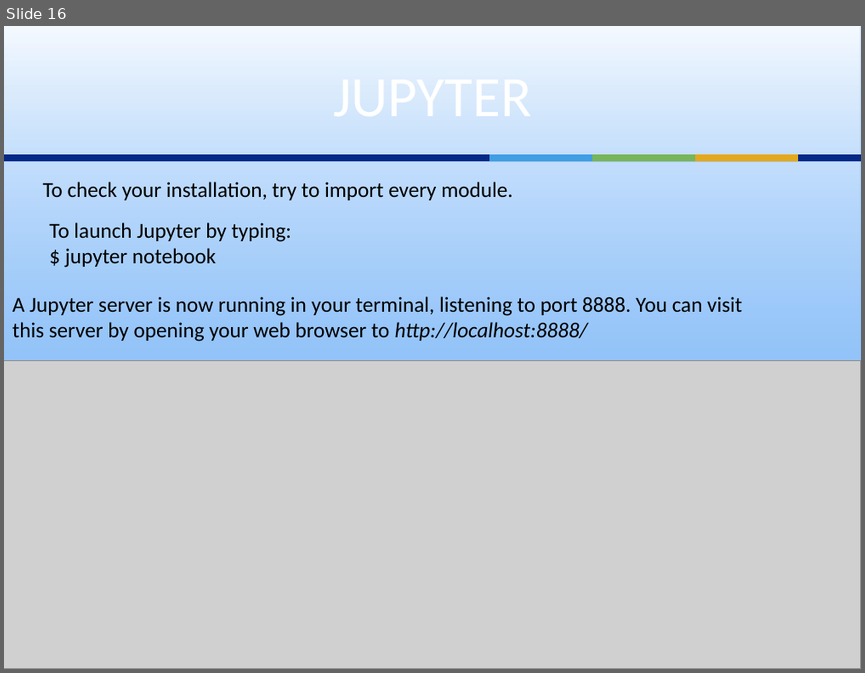
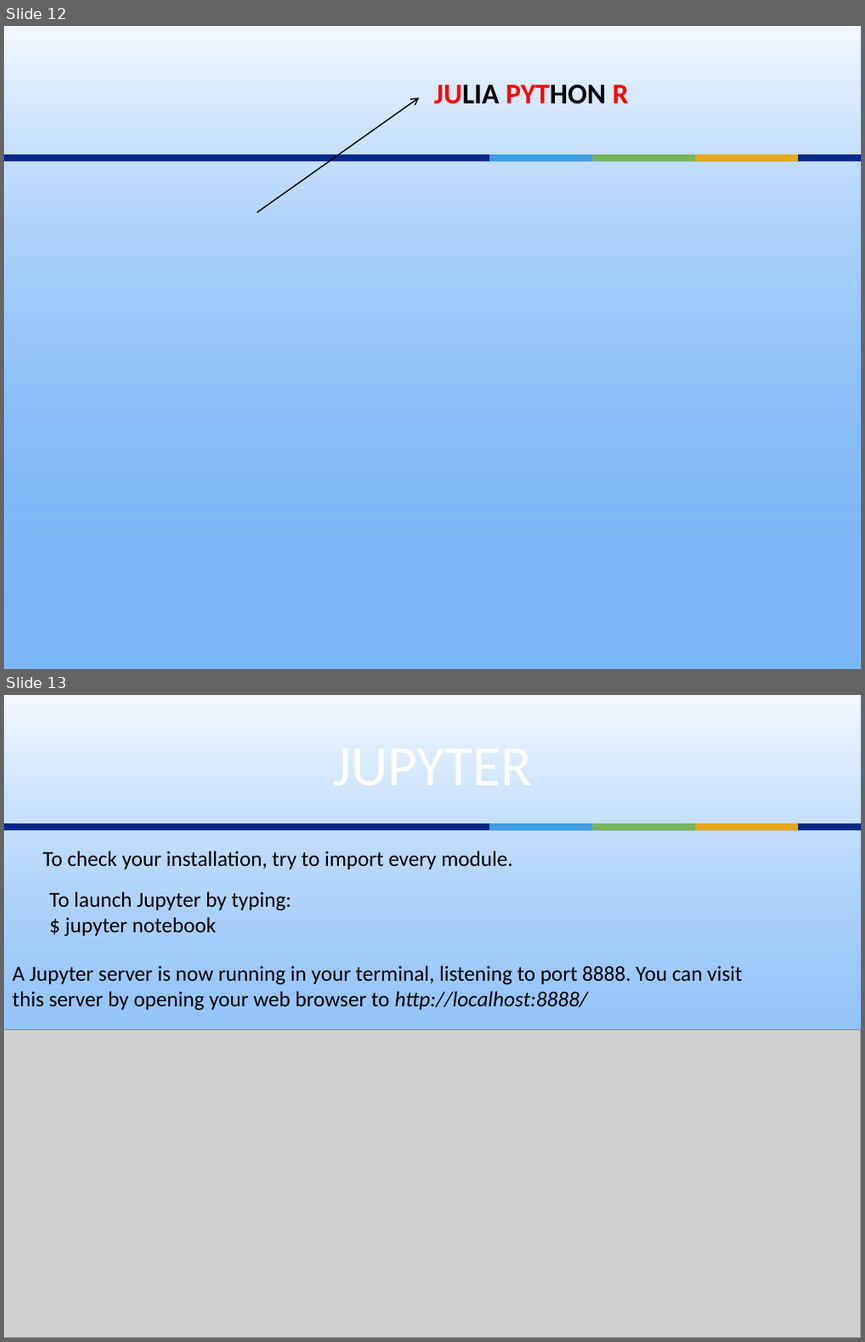
Before and after one commit to ouzarf/seminars, a slide deck: uminho19-ML.pptx. Shown one above the other, each under a label of ours: slide 16 before the commit, slides 12 and 13 after it. The pictures are 865x673 and 865x1342 pixels, drawn with LibreOffice and Linux fonts; fonts in the diff are those of the drawing; grey boxes stand for pictures; background and template pictures are left out. Boxes give left, top, right and bottom in pixels: in the first picture for what was removed or moved away, otherwise in the second. Text is boxed around its words. In the diff, an @@ line names an element or a change of style, - is before the commit and + after.

```diff
--- a/uminho19-ML.pptx
+++ b/uminho19-ML.pptx
@@ slide 12 added at bbox=[4, 26, 861, 669], background picture (left out); not listed: 5 template elements that a slide beside it also shows @@
@@ arrow added from (256, 213) to (419, 98), #000000 1 pt @@
@@ text added at bbox=[434, 85, 629, 104], 24 pt, text #FF0000, bold @@
+JULIA PYTHON R
@@ what was slide 16 is now slide 13 @@
```
Also in this commit, not shown: 12 slides changed, 4 slides removed, 5 other files.
